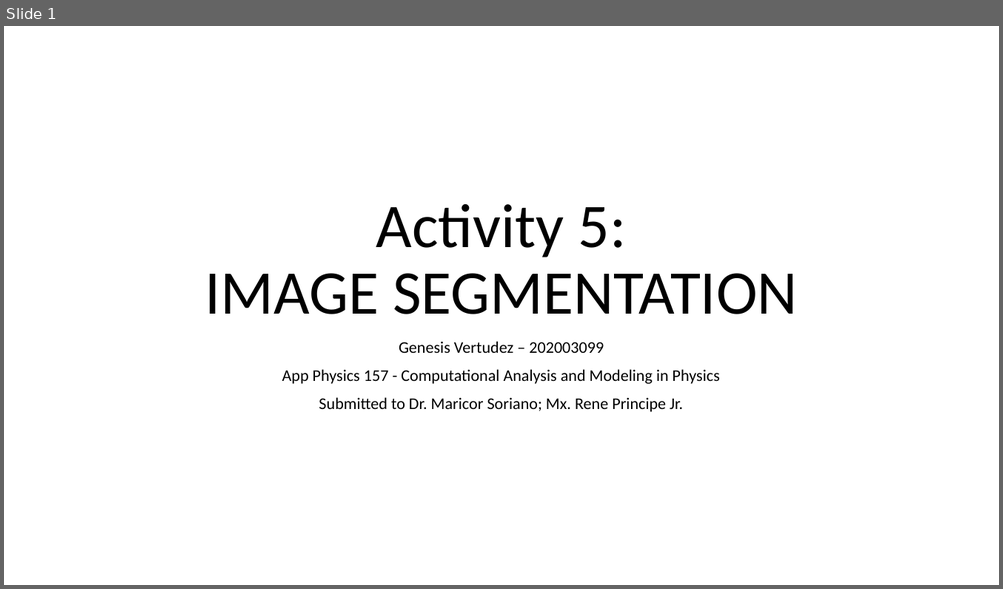
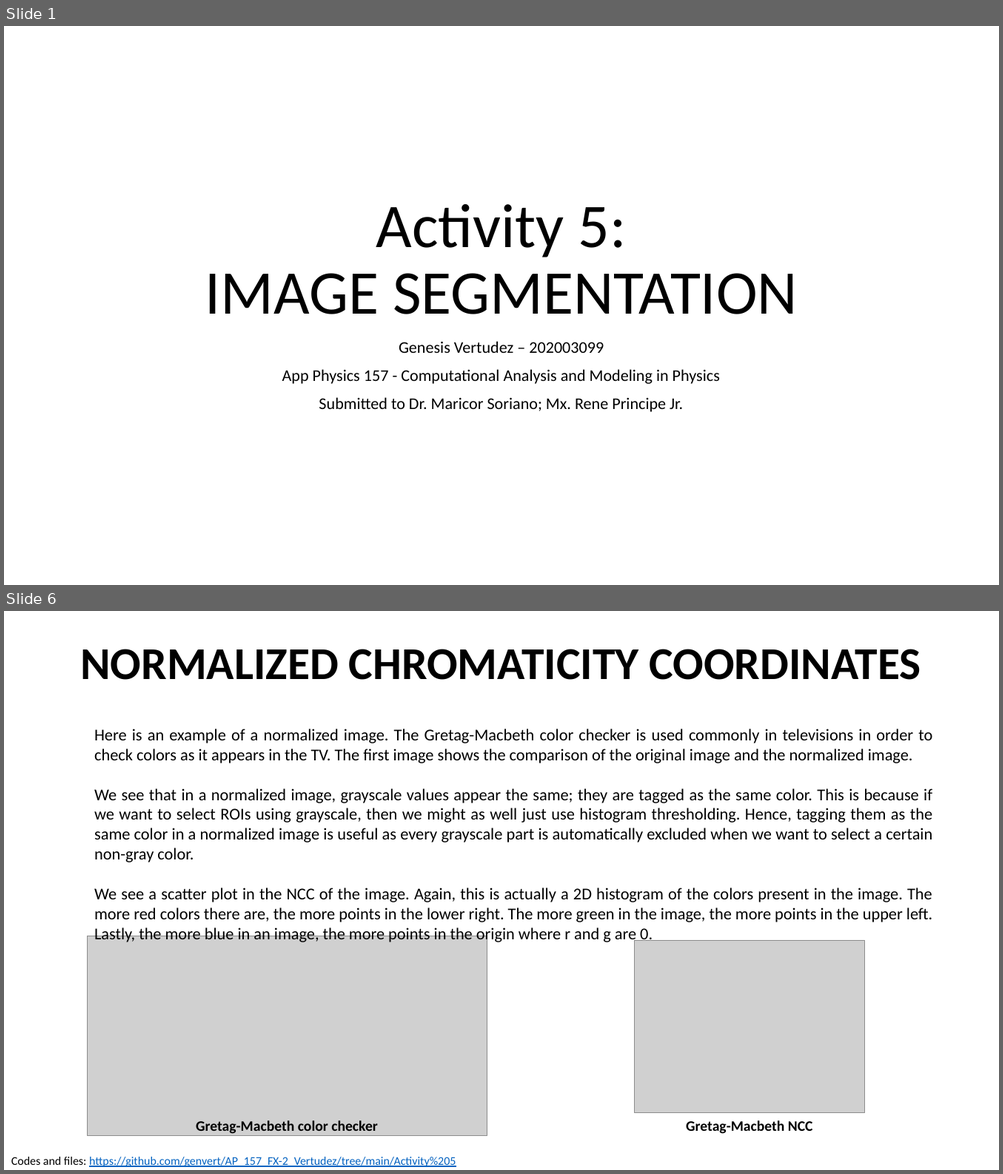
Before and after one commit to genvert/AP_157_FX-2_Vertudez, a slide deck: Activity 5/Vertudez_Activity_5_Report.pptx. Shown one above the other, each under a label of ours: slide 1 before the commit, slides 1 and 6 after it; the slides between them are not shown. The pictures are 1003x589 and 1003x1174 pixels, drawn with LibreOffice and Linux fonts; fonts in the diff are those of the drawing; grey boxes stand for pictures. Boxes give left, top, right and bottom in pixels: in the first picture for what was removed or moved away, otherwise in the second. Text is boxed around its words. In the diff, an @@ line names an element or a change of style, - is before the commit and + after.

```diff
--- a/Activity 5/Vertudez_Activity_5_Report.pptx
+++ b/Activity 5/Vertudez_Activity_5_Report.pptx
@@ slide 6 added at box(4, 611, 999, 1170), background #FFFFFF @@
@@ title added at box(80, 649, 921, 680), 44 pt, text #000000, bold @@
+NORMALIZED CHROMATICITY COORDINATES
@@ text added at box(94, 729, 932, 944), 16 pt, text #000000 @@
+Here is an example of a normalized image. The Gretag-Macbeth color checker is used commonly in televisions in order to check colors as it appears in the TV. The first image shows the comparison of the original image and the normalized image.
+We see that in a normalized image, grayscale values appear the same; they are tagged as the same color. This is because if we want to select ROIs using grayscale, then we might as well just use histogram thresholding. Hence, tagging them as the same color in a normalized image is useful as every grayscale part is automatically excluded when we want to select a certain non-gray color.
+We see a scatter plot in the NCC of the image. Again, this is actually a 2D histogram of the colors present in the image. The more red colors there are, the more points in the lower right. The more green in the image, the more points in the upper left. Lastly, the more blue in an image, the more points in the origin where r and g are 0.
@@ picture added at box(87, 937, 486, 1136) @@
@@ picture added at box(634, 941, 865, 1113) @@
@@ text added at box(196, 1121, 378, 1134), 14 pt, text #000000, bold @@
+Gretag-Macbeth color checker
@@ text added at box(686, 1121, 813, 1134), 14 pt, text #000000, bold @@
+Gretag-Macbeth NCC
@@ text added at box(11, 1157, 455, 1167), 11.4 pt, text #0563C1, underline @@
+Codes and files: https://github.com/genvert/AP_157_FX-2_Vertudez/tree/main/Activity%205
```
Also in this commit, not shown: 11 slides changed, 5 other slides added, 2 other files.
